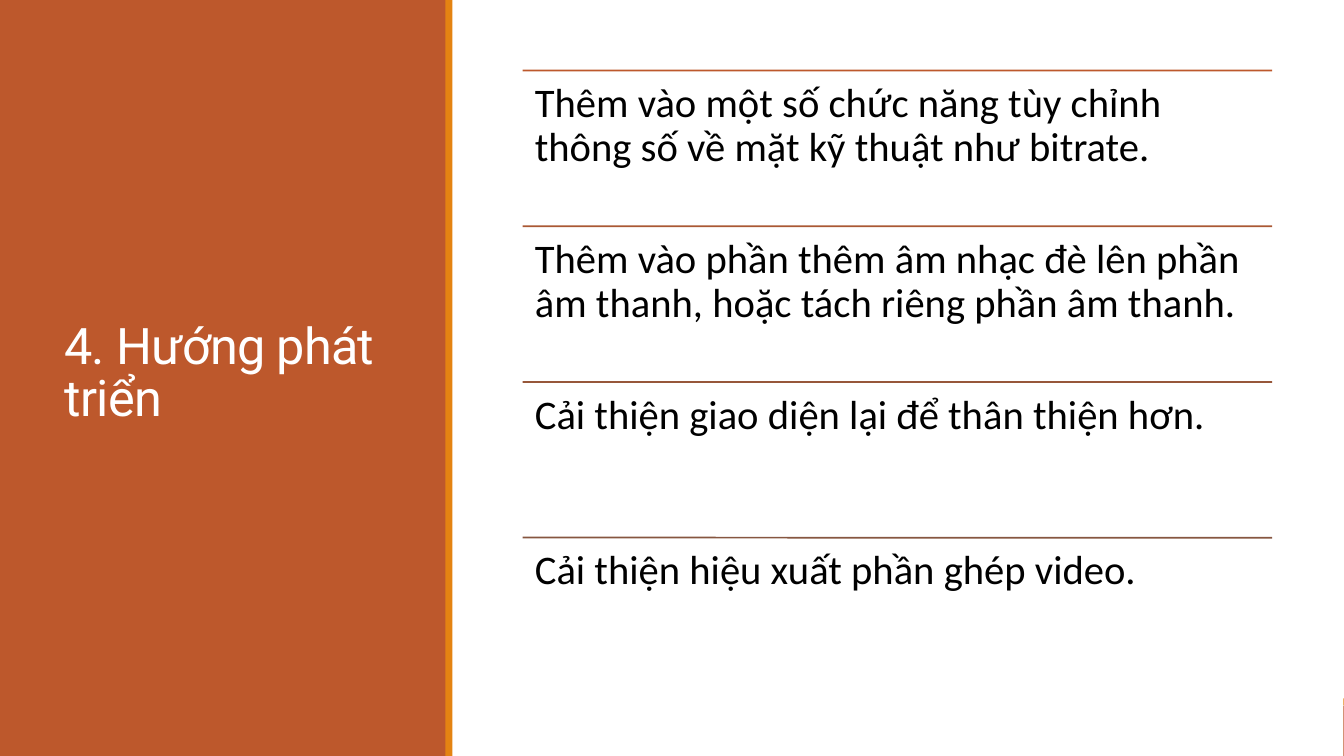
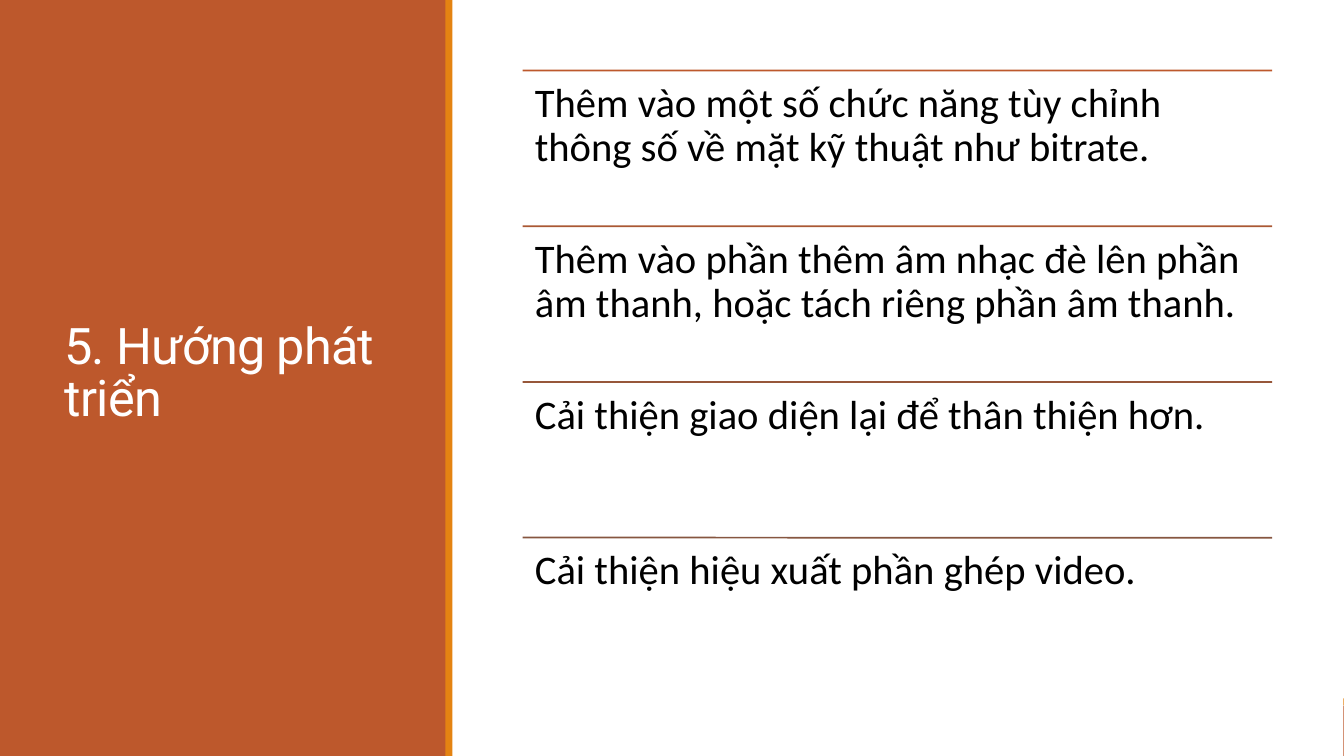
Before and after one commit to thedeadsheep/ang-VideoEditing, a slide deck: slide 15 of THIẾT KẾ VÀ XÂY DỰNG.pptx (slide 11 before the commit). Drawn at 1344x756 pixels with LibreOffice and Linux fonts; fonts in the diff are those of the drawing. Boxes give left, top, right and bottom in pixels: in the first picture for what was removed or moved away, otherwise in the second. Text is boxed around its words. In the diff, an @@ line names an element or a change of style, - is before the commit and + after.

```diff
--- a/THIẾT KẾ VÀ XÂY DỰNG.pptx
+++ b/THIẾT KẾ VÀ XÂY DỰNG.pptx
@@ title at bbox=[64, 326, 375, 417]: text changed @@
-4. Hướng phát triển
+5. Hướng phát triển
```
Also in this commit, not shown: 8 other slides changed, 4 slides added, 2 other files.
